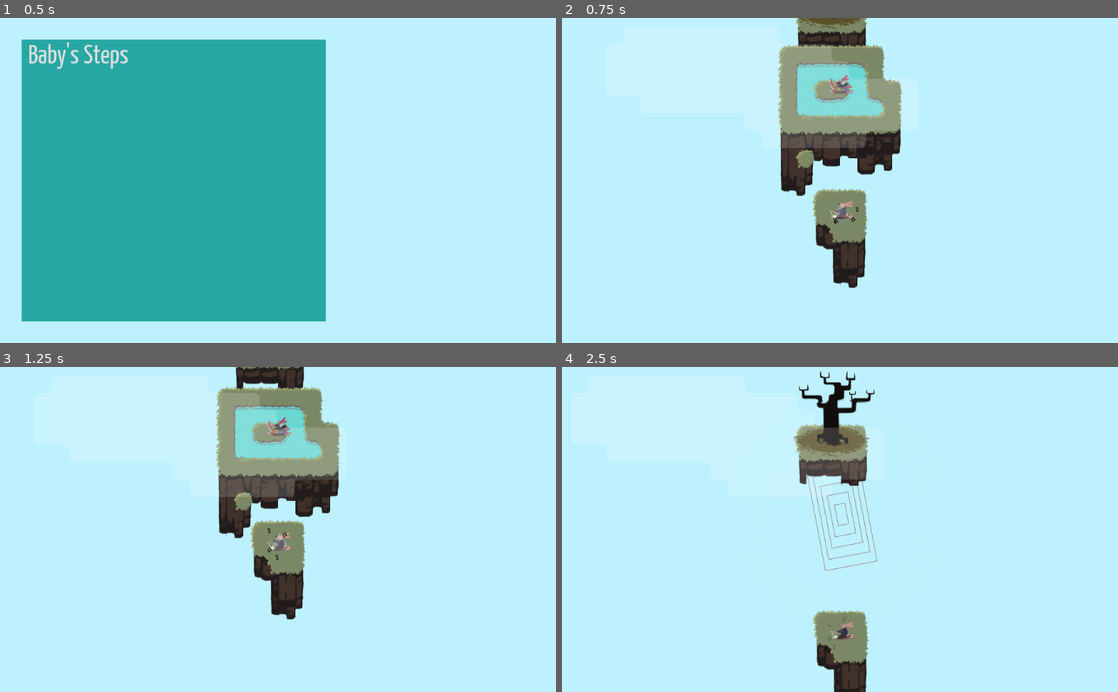
Above: before the commit, frames 1-4 (two rows, left to right).
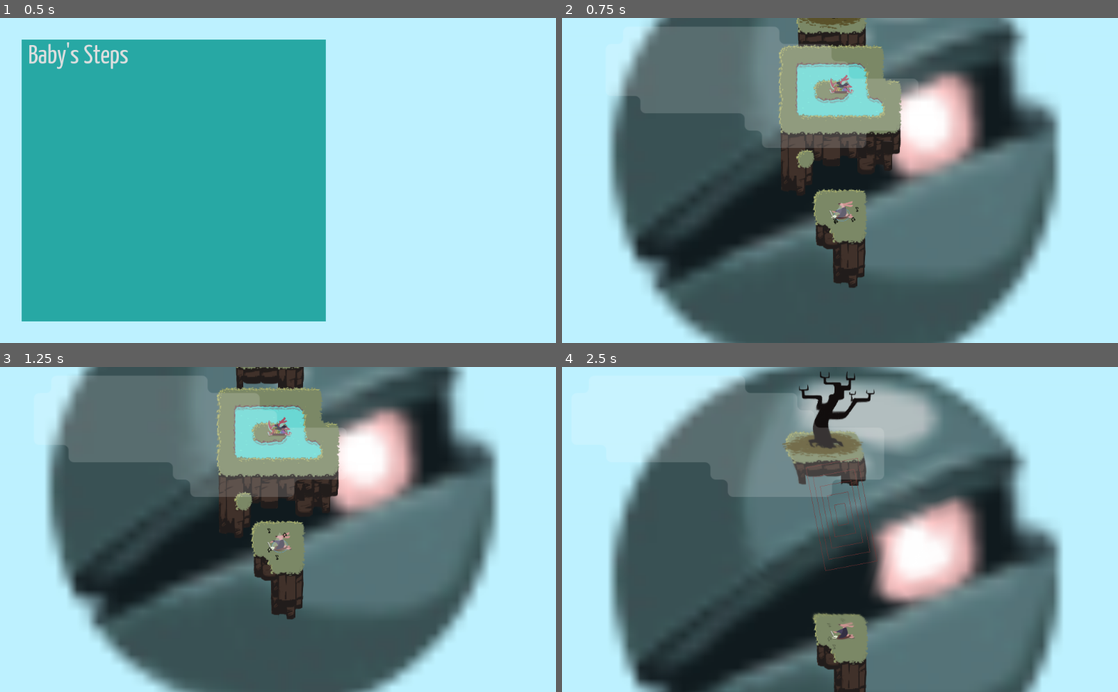
Above: after the commit, the same moments.

Repository: uspgamedev/skyjammers
Game: Godot game, scene res://menus/stage-selector/main.tscn
The game is run twice, just before and just after one commit, with the same random seed, the same clock (stepped at 60 frames per second) and the same inputs. The engine's default icon, where the game draws it, is replaced by a stand-in: a white triangle on a blue panel in a dark square. Sound files missing from this copy of the repository are replaced by a short silence.
Inputs:
- Up to frame 1 (0.5 s): no input
- Up to frame 2 (0.75 s): click "Baby's Steps" at 0.5 s
- Up to frame 3 (1.25 s): no input
- Up to frame 4 (2.5 s): hold Space (action_play) 1.28-2.03 s; tap Space (action_play) at 2.1 s

Frame 1 is identical in both runs. In frame 2, 62% of the frame differs, in the area x 8-90%, y 0-100%; in frame 3, 61%; in frame 4, 67%.

Commit message:
we almost did it!!!!!!!! :smile: :bear:

Diff:
--- a/game/Instruments/Instrument.tscn
+++ b/game/Instruments/Instrument.tscn
@@ -9,7 +9,7 @@
 [ext_resource path="res://assets/sound/bass_sfx.wav" type="AudioStream" id=7]
 [ext_resource path="res://assets/img/note-particle0.png" type="Texture" id=8]
 [ext_resource path="res://assets/img/note-particle1.png" type="Texture" id=9]
-[ext_resource path="res://assets/img/displacement.png" type="Texture" id=10]
+[ext_resource path="res://assets/img/displacement6.png" type="Texture" id=10]
 [ext_resource path="res://assets/img/pixel.png" type="Texture" id=11]
 
 [sub_resource type="Animation" id=1]
@@ -131,8 +131,8 @@
 void fragment(){
 	vec4 displacementPixel = texture(displacement, UV);
 	vec2 pos = SCREEN_UV;
-	pos.x += (displacementPixel.r * 2.0) * 0.0025 * displacementPixel.a;
-	pos.y += (displacementPixel.g * 2.0) * 0.0025 * displacementPixel.a;
+	pos.x += (displacementPixel.r * 2.0 - 1.0) * 0.025 * displacementPixel.a;
+	pos.y += (displacementPixel.g * 2.0 - 1.0) * 0.025 * displacementPixel.a;
 	vec4 pixel = texture(SCREEN_TEXTURE, pos);
 
 	COLOR = pixel;
@@ -156,8 +156,8 @@
 collision/safe_margin = 0.08
 script = ExtResource( 1 )
 _sections_unfolded = [ "Transform" ]
-growth = 20.0
-duration = 5.0
+growth = 40.0
+duration = 2.0
 frequency = 3.0
 
 [node name="Sprite2" type="Sprite" parent="." index="0"]
@@ -301,7 +301,7 @@
 texture = ExtResource( 11 )
 expand = true
 stretch_mode = 0
-_sections_unfolded = [ "Anchor", "Margin", "Material", "Rect", "Visibility" ]
+_sections_unfolded = [ "Anchor", "Margin", "Material", "Rect" ]
 
 [node name="Tween" type="Tween" parent="TextureRect" index="0"]
 
--- a/game/stages/base.tscn
+++ b/game/stages/base.tscn
@@ -1,10 +1,12 @@
-[gd_scene load_steps=10 format=2]
+[gd_scene load_steps=14 format=2]
 
 [ext_resource path="res://stages/base.gd" type="Script" id=1]
-[ext_resource path="res://input/input.tscn" type="PackedScene" id=2]
-[ext_resource path="res://audio/AudioManager.tscn" type="PackedScene" id=3]
-[ext_resource path="res://clouds/Cloud.tscn" type="PackedScene" id=4]
-[ext_resource path="res://assets/img/pixel.png" type="Texture" id=5]
+[ext_resource path="res://assets/img/watcher.png" type="Texture" id=2]
+[ext_resource path="res://input/input.tscn" type="PackedScene" id=3]
+[ext_resource path="res://audio/AudioManager.tscn" type="PackedScene" id=4]
+[ext_resource path="res://clouds/Cloud.tscn" type="PackedScene" id=5]
+[ext_resource path="res://assets/img/pixel.png" type="Texture" id=6]
+[ext_resource path="res://icon.png" type="Texture" id=7]
 
 [sub_resource type="GDScript" id=1]
 
@@ -74,7 +76,31 @@
 shader_param/factor = 0.0
 _sections_unfolded = [ "shader_param" ]
 
-[node name="Stage" type="Node2D"]
+[sub_resource type="Shader" id=5]
+
+code = "shader_type canvas_item;
+
+uniform sampler2D displacement;
+
+void fragment(){
+	vec4 displacementPixel = texture(displacement, UV);
+	vec2 pos = SCREEN_UV;
+	pos.x += (displacementPixel.r * 20.0 - 10.0) * 0.025 * displacementPixel.a;
+	pos.y += (displacementPixel.g * 20.0 - 10.0) * 0.025 * displacementPixel.a;
+	vec4 pixel = texture(SCREEN_TEXTURE, pos);
+
+	COLOR = pixel;
+}
+"
+
+[sub_resource type="ShaderMaterial" id=6]
+
+render_priority = 0
+shader = SubResource( 5 )
+shader_param/displacement = ExtResource( 7 )
+_sections_unfolded = [ "shader_param" ]
+
+[node name="Stage" type="Node2D" index="0"]
 
 script = ExtResource( 1 )
 _sections_unfolded = [ "Pause", "Transform" ]
@@ -84,19 +110,26 @@
 initial_bard_path = null
 riff_set = 0
 
-[node name="Input" parent="." index="0" instance=ExtResource( 2 )]
+[node name="Sprite" type="Sprite" parent="." index="0"]
+
+scale = Vector2( 20, 20 )
+texture = ExtResource( 2 )
+_sections_unfolded = [ "Offset", "Region", "Transform" ]
+
+[node name="Input" parent="." index="1" instance=ExtResource( 3 )]
 
 pause_mode = 2
 _sections_unfolded = [ "Pause" ]
 
-[node name="Instruments" type="Node2D" parent="." index="1"]
+[node name="Instruments" type="Node2D" parent="." index="2"]
 
 __meta__ = {
 "_edit_lock_": true
 }
 
-[node name="Camera2D" type="Camera2D" parent="." index="2"]
-
+[node name="Camera2D" type="Camera2D" parent="." index="3"]
+
+editor/display_folded = true
 anchor_mode = 1
 rotating = false
 current = true
@@ -132,10 +165,11 @@
 one_shot = false
 autostart = false
 
-[node name="AudioManager" parent="." index="3" instance=ExtResource( 3 )]
-
-[node name="ParallaxBackground" type="ParallaxBackground" parent="." index="4"]
-
+[node name="AudioManager" parent="." index="4" instance=ExtResource( 4 )]
+
+[node name="ParallaxBackground" type="ParallaxBackground" parent="." index="5"]
+
+editor/display_folded = true
 layer = -1
 offset = Vector2( 0, 0 )
 rotation = 0.0
@@ -156,21 +190,22 @@
 motion_mirroring = Vector2( 0, 0 )
 _sections_unfolded = [ "Motion" ]
 
-[node name="Cloud" parent="ParallaxBackground/ParallaxLayer" index="0" instance=ExtResource( 4 )]
+[node name="Cloud" parent="ParallaxBackground/ParallaxLayer" index="0" instance=ExtResource( 5 )]
 
 visible = false
 tile_data = PoolIntArray( -262158, 0, 0, -262157, 1, 0, -262156, 1, 0, -262155, 2, 0, -196622, 6, 0, -196621, 7, 0, -19 …(1310 unchanged characters)…
 _sections_unfolded = [ "Cell", "Collision" ]
 
-[node name="CanvasLayer" type="CanvasLayer" parent="." index="5"]
-
+[node name="CanvasLayer" type="CanvasLayer" parent="." index="6"]
+
+editor/display_folded = true
 layer = 1
 offset = Vector2( 0, 0 )
 rotation = 0.0
 scale = Vector2( 1, 1 )
 transform = Transform2D( 1, 0, 0, 1, 0, 0 )
 
-[node name="Cloud" parent="CanvasLayer" index="0" instance=ExtResource( 4 )]
+[node name="Cloud" parent="CanvasLayer" index="0" instance=ExtResource( 5 )]
 
 modulate = Color( 1, 1, 1, 0.156863 )
 position = Vector2( 894.036, 672.578 )
@@ -203,7 +238,7 @@
 blend_times = [  ]
 autoplay = ""
 
-[node name="CanvasLayer2" type="CanvasLayer" parent="." index="6"]
+[node name="CanvasLayer2" type="CanvasLayer" parent="." index="7"]
 
 pause_mode = 2
 layer = 1
@@ -241,4 +276,33 @@
 playback/repeat = false
 playback/speed = 1.0
 
+[node name="ShockwaveShader" type="TextureRect" parent="CanvasLayer2" index="2"]
+
+material = SubResource( 6 )
+anchor_left = 0.0
+anchor_top = 0.0
+anchor_right = 0.0
+anchor_bottom = 0.0
+margin_right = 100.0
+margin_bottom = 100.0
+rect_pivot_offset = Vector2( 50, 50 )
+mouse_filter = 1
+mouse_default_cursor_shape = 0
+size_flags_horizontal = 1
+size_flags_vertical = 1
+expand = true
+stretch_mode = 0
+_sections_unfolded = [ "Material", "Rect" ]
+
+[node name="Tween" type="Tween" parent="CanvasLayer2/ShockwaveShader" index="0"]
+
+repeat = false
+playback_process_mode = 1
+playback_speed = 1.0
+playback/active = false
+playback/repeat = false
+playback/speed = 1.0
+
 [connection signal="played" from="Input" to="." method="_on_Input_played"]
+
+[connection signal="tween_completed" from="CanvasLayer2/ShockwaveShader/Tween" to="." method="_on_Tween_tween_completed"]
--- a/game/test/morteabsoluta.tscn
+++ b/game/test/morteabsoluta.tscn
@@ -15,4 +15,5 @@
 
 [node name="Bass" parent="Instruments" index="1" instance=ExtResource( 3 )]
 
+growth = 20.0
 duration = 2.0
Binary file added: game/assets/img/displacement6.png
Not shown, added: game/assets/img/displacement6.png.import
Not shown: 1 places in game/stages/base.tscn that only renumber resources
